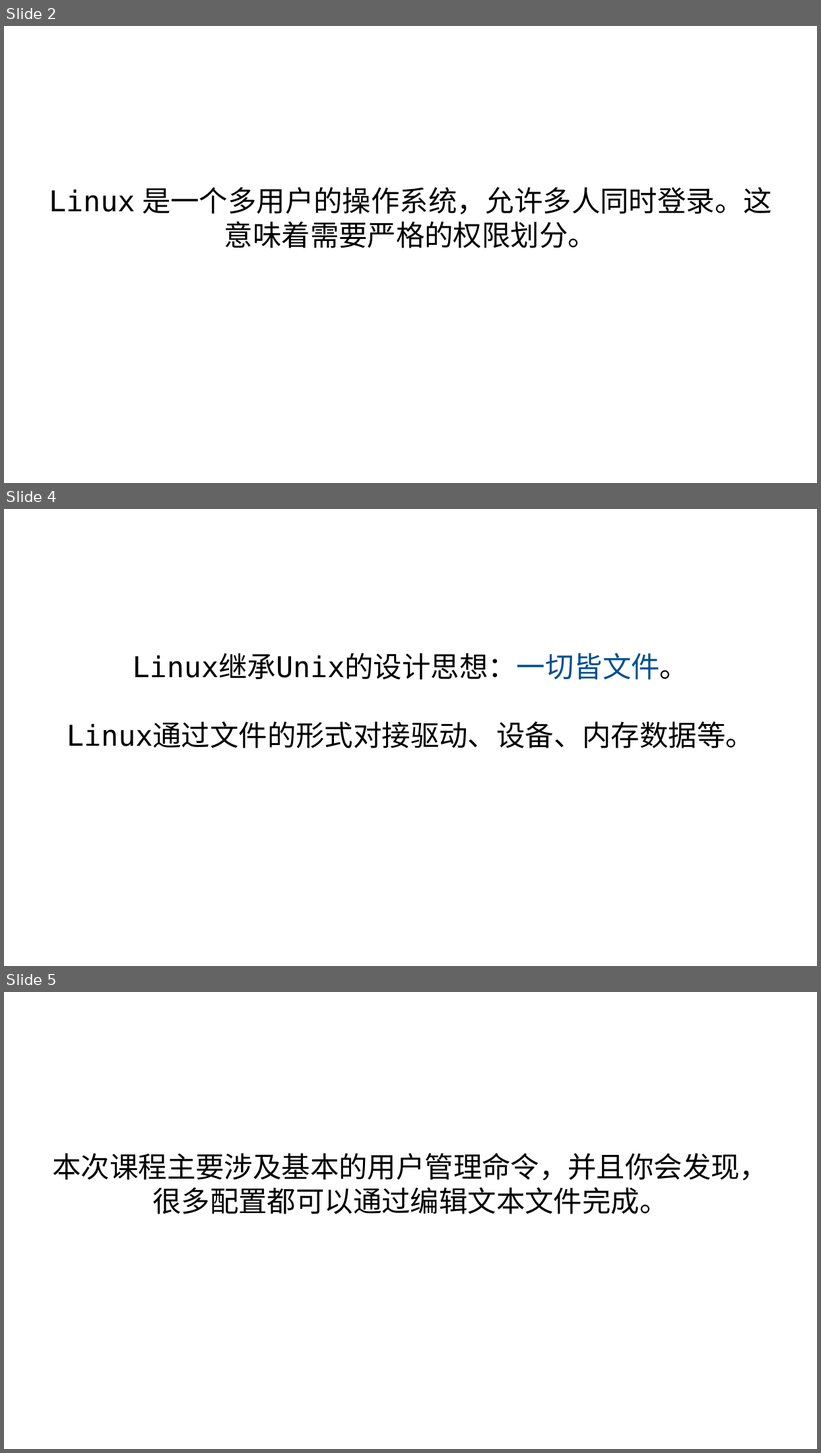
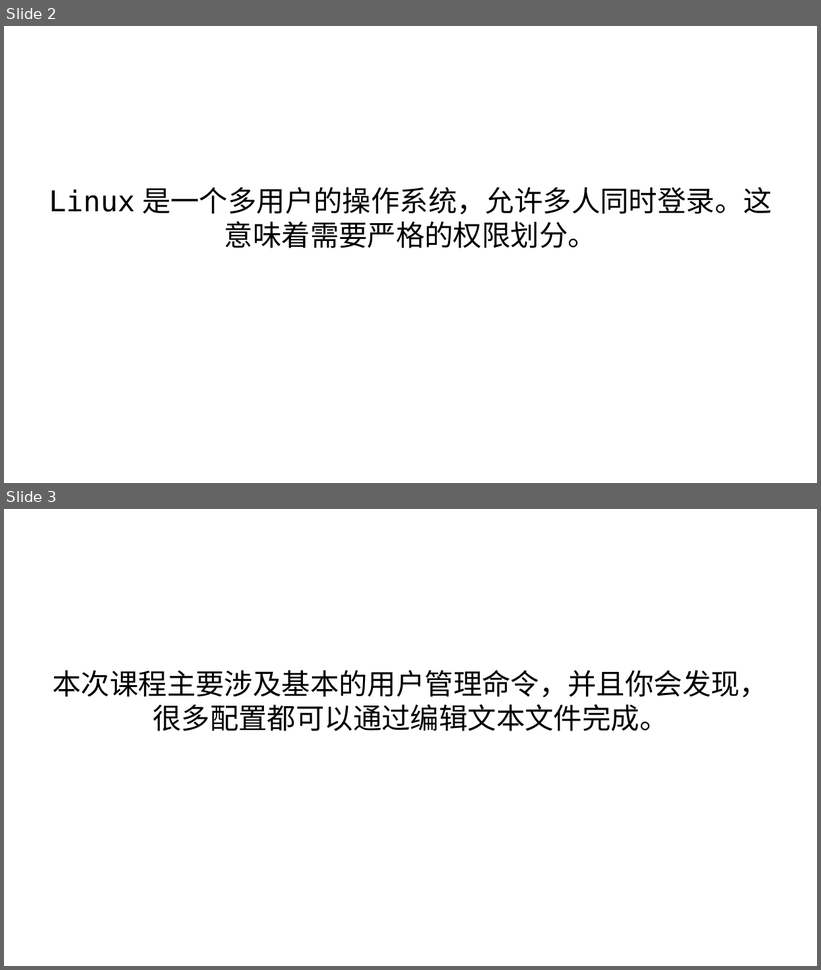
Before and after one commit to master-genius/linux-system, a slide deck: materials/slides/ch03-user.odp. Shown one above the other, each under a label of ours: slides 2, 4 and 5 before the commit, slides 2 and 3 after it; the slides between them are not shown. The pictures are 821x1453 and 821x970 pixels, drawn with LibreOffice and Linux fonts; fonts in the diff are those of the drawing. Boxes give left, top, right and bottom in pixels: in the first picture for what was removed or moved away, otherwise in the second. Text is boxed around its words. In the diff, an @@ line names an element or a change of style, - is before the commit and + after.

```diff
--- a/materials/slides/ch03-user.odp
+++ b/materials/slides/ch03-user.odp
@@ slide 4 removed at (4,509,817,966), background #FFFFFF @@
@@ subtitle removed at (67,654,754,749) @@
-Linux继承Unix的设计思想：一切皆文件。
-Linux通过文件的形式对接驱动、设备、内存数据等。
@@ what was slide 5 is now slide 3 @@
```
Also in this commit, not shown: 1 slide changed, 2 slides added, 1 other slide removed, 6 other files.
